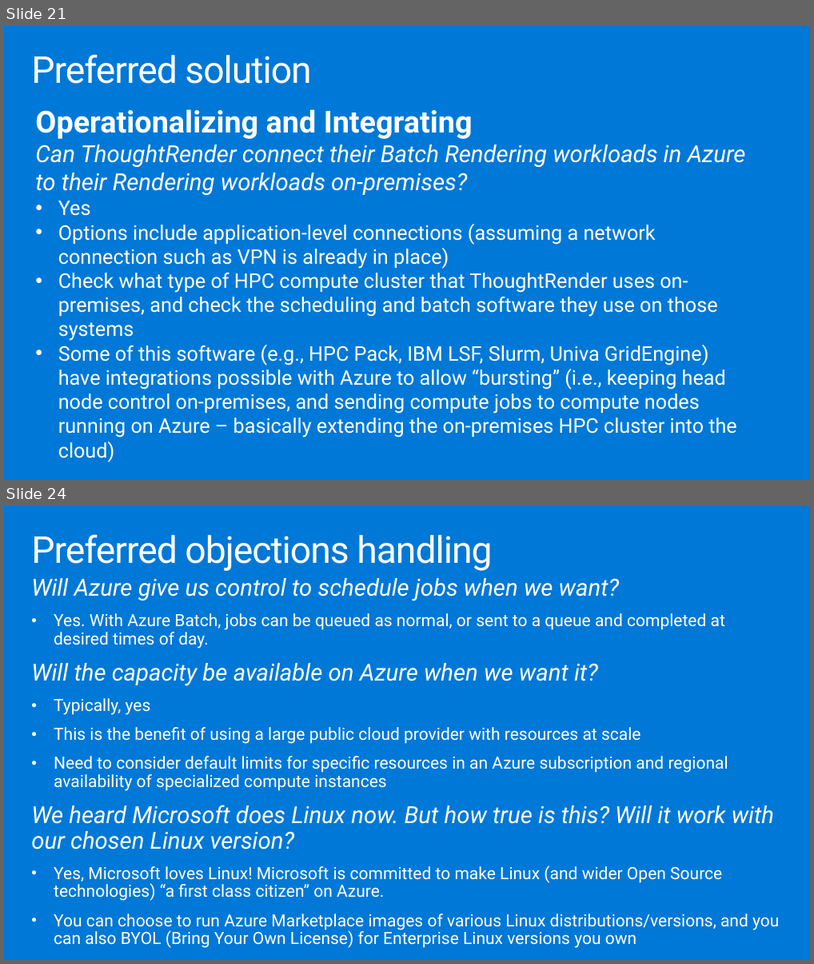
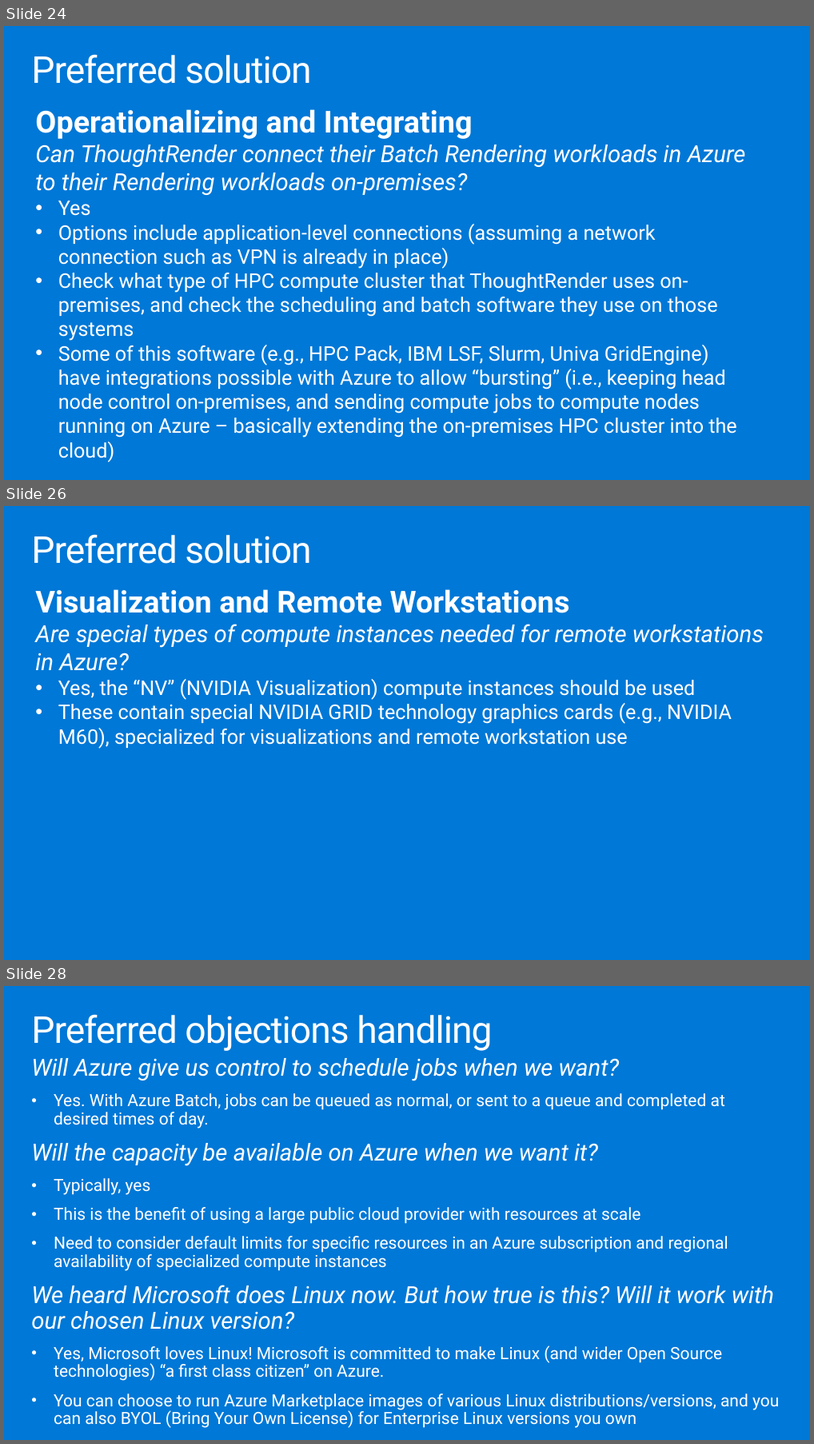
Before and after one commit to givenscj/MCW-High-Performance-Computing, a slide deck: Whiteboard design session/WDS trainer presentation - Big Compute.pptx. Shown one above the other, each under a label of ours: slides 21 and 24 before the commit, slides 24, 26 and 28 after it; the slides between them are not shown. The pictures are 814x964 and 814x1444 pixels, drawn with LibreOffice and Linux fonts; fonts in the diff are those of the drawing. Boxes give left, top, right and bottom in pixels: in the first picture for what was removed or moved away, otherwise in the second. Text is boxed around its words. In the diff, an @@ line names an element or a change of style, - is before the commit and + after.

```diff
--- a/Whiteboard design session/WDS trainer presentation - Big Compute.pptx
+++ b/Whiteboard design session/WDS trainer presentation - Big Compute.pptx
@@ slide 26 added at [4, 506, 810, 960], background #0078D7 @@
@@ title added at [31, 534, 311, 564], 44.1 pt, text #FFFFFF @@
+Preferred solution
@@ text added at [35, 589, 764, 748], 24 pt, text #FFFFFF @@
+Visualization and Remote Workstations
+Are special types of compute instances needed for remote workstations in Azure?
+• Yes, the “NV” (NVIDIA Visualization) compute instances should be used
+• These contain special NVIDIA GRID technology graphics cards (e.g., NVIDIA M60), specialized for visualizations and remote workstation use
@@ what was slide 21 is now slide 24 @@
@@ what was slide 24 is now slide 28 @@
```
Also in this commit, not shown: 2 slides changed, 3 other slides added.
